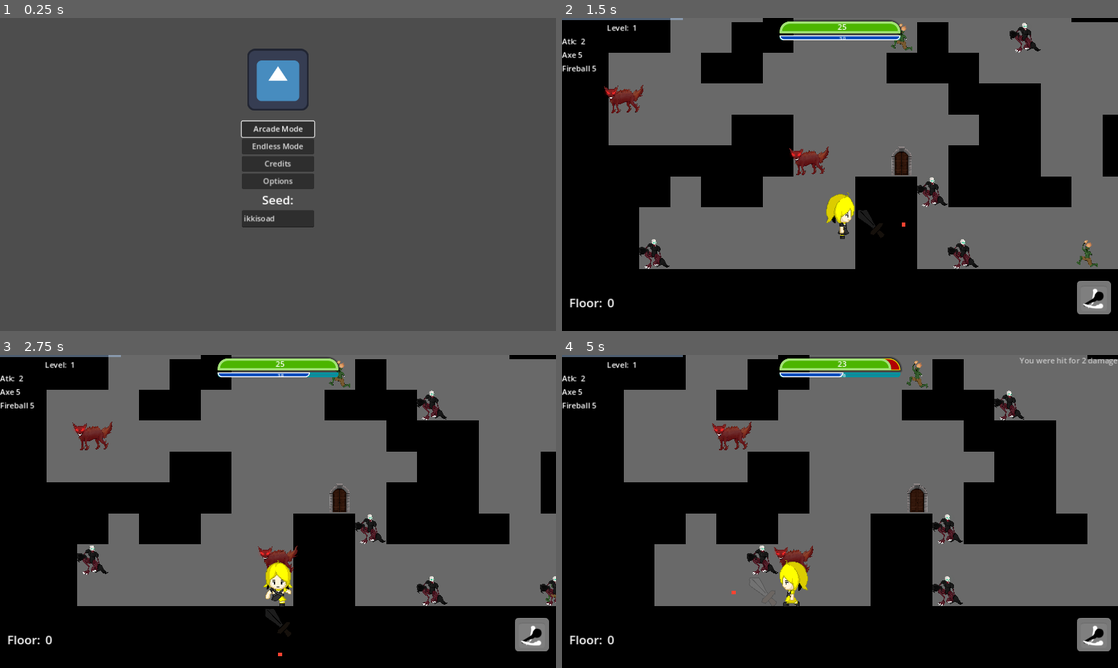
Above: before the commit, frames 1-4 (two rows, left to right).
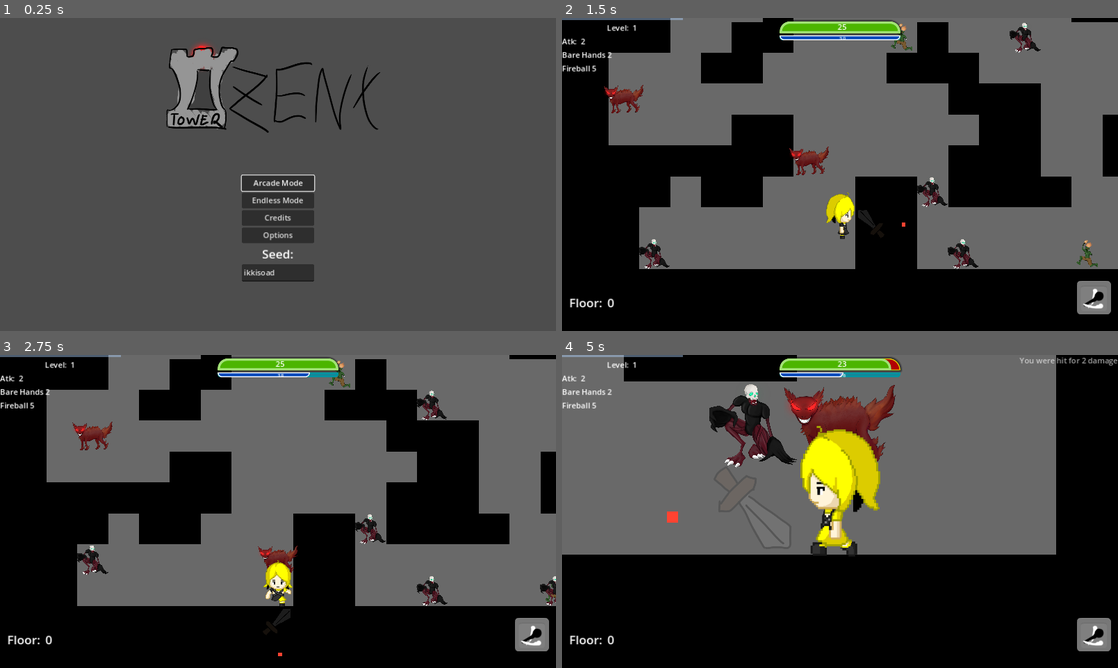
Above: after the commit, the same moments.

Repository: Where-is-my-input/Azenx-Tower
Game: Godot game, scene res://code/HUD/main_menu.tscn
Two runs of this game, one before a commit and one after it. Both use one fixed random seed, a clock stepped at 60 frames per second and the inputs below. The engine's default icon, where the game draws it, is replaced by a stand-in: a white triangle on a blue panel in a dark square.
Inputs:
- Up to frame 1 (0.25 s): no input
- Up to frame 2 (1.5 s): click "Arcade Mode" at 0.5 s; hold D (right) from 1.28 s (still down); hold Z (attack) from 1.28 s (still down)
- Up to frame 3 (2.75 s): tap 3 (primeTest) at 1.55, 2.1 s; tap Enter at 2 s; release D (right) at 2.03 s; release Z (attack) at 2.03 s; hold S (down) from 2.03 s (still down); tap Keypad 6 (spell) at 2.3 s
- Up to frame 4 (5 s): release S (down) at 2.78 s; hold D (right) 2.78-3.53 s; hold Keypad 6 (spell) 2.78-3.53 s; tap = (zoomIn) at 3.05, 3.6 s; hold E (tpRangeUp) 3.53-4.28 s; tap - (zoomOut) at 3.8 s; hold A (left) from 4.28 s (still down); hold - (zoomOut) from 4.28 s (still down); tap V (collect, bound only after the commit) at 4.55 s

The runs differ from the first frame. In frame 1, 8.2% of the frame differs, in the area x 29-69%, y 7-85%; in frame 2, 0.3%; in frame 3, 0.5%; in frame 4, 52%, in the area x 0-100%, y 0-81%.

Commit message:
Weapons

Diff:
--- a/code/HUD/main_menu.tscn
+++ b/code/HUD/main_menu.tscn
@@ -1,7 +1,7 @@
 [gd_scene load_steps=3 format=3 uid="uid://ccyai8h1rahon"]
 
 [ext_resource type="Script" path="res://code/HUD/main_menu.gd" id="1_qv7p6"]
-[ext_resource type="Texture2D" uid="uid://fo236cbmquq2" path="res://icon.svg" id="1_s2hry"]
+[ext_resource type="Texture2D" uid="uid://d3vtaiko0w7y1" path="res://assets/sprites/AzentTower.png" id="2_shwb0"]
 
 [node name="main_menu" type="Control"]
 layout_mode = 3
@@ -14,11 +14,12 @@
 
 [node name="TextureRect" type="TextureRect" parent="."]
 layout_mode = 2
-offset_left = 512.0
-offset_top = 64.0
-offset_right = 1013.0
-offset_bottom = 288.0
-texture = ExtResource("1_s2hry")
+offset_left = 267.0
+offset_top = 32.0
+offset_right = 2187.0
+offset_bottom = 1112.0
+scale = Vector2(0.293256, 0.293256)
+texture = ExtResource("2_shwb0")
 stretch_mode = 2
 
 [node name="BoxContainer" type="BoxContainer" parent="."]
@@ -26,6 +27,7 @@
 anchors_preset = 15
 anchor_right = 1.0
 anchor_bottom = 1.0
+offset_top = 224.0
 grow_horizontal = 2
 grow_vertical = 2
 alignment = 1
--- a/code/debug/debug.gd
+++ b/code/debug/debug.gd
@@ -8,6 +8,9 @@
 const ENEMY = preload("res://code/enemy/enemy.tscn")
 const SPIRIT_WOLF = preload("res://code/enemy/spirit_wolf.tscn")
 const GOBLIN = preload("res://code/enemy/goblin.tscn")
+
+const SWORD = preload("res://code/item/sword.tscn")
+const AXE = preload("res://code/item/item.tscn")
 
 var playerSpawned = false
 var exitSpawned = false
@@ -21,16 +24,25 @@
 	Global.connect("spawnPlayer", playerSpawn)
 	Global.connect("spawnEnemy", spawnEnemy)
 	Global.connect("spawnExit", spawnExit)
+	Global.connect("spawnItem", spawnItem)
 	#Global.connect("floorGenerated", forceSpawn)
 	Global.connect("nextTurn", nextTurn)
 	Global.connect("floorGenerated", floorGenerated)
 	tile.generate()
 	#get_tree().paused = true
 
+func spawnItem(pos):
+	match randi_range(0,2):
+		0:
+			spawn(SWORD, pos)
+			print("Sword")
+		1:
+			spawn(AXE, pos)
+			print("AXe")
+
 func floorGenerated():
 	if playerSpawnPos == null && spawnFailSafePos == null: spawnFailSafePos = (Vector2(0,0) * Vector2(64, 64)) + Vector2(32, 32)
 	Global.player.get_child(0).global_position = playerSpawnPos if playerSpawnPos != null else spawnFailSafePos
-	print("Spawned position: ", Global.player.get_child(0).global_position)
 	Global.player.get_child(0).connect("dead", gameOver)
 	Global.player.enterFloor()
 	add_child(Global.player)
--- a/code/enemy/cb_enemy.gd
+++ b/code/enemy/cb_enemy.gd
@@ -33,7 +33,6 @@
 	atk = atk + level
 	hp = hp + (level * 2)
 	xp = xp + sqrt(xp) * 2
-	#print("Level scalled to level: ", level, " HP: ", hp, " atk: ", atk)
 
 func playTurn():
 	await get_tree().create_timer(0.07).timeout
@@ -43,8 +42,6 @@
 		var moveTo = Vector2(randi_range(-1,1), randi_range(-1,1))
 		if goTo != null:
 			navigation_agent_2d.target_position = goTo.global_position
-			#print(navigation_agent_2d.get_next_path_position())
-			#print(to_local(navigation_agent_2d.get_next_path_position().normalized()))
 			var targetPosition = navigation_agent_2d.get_next_path_position()
 			var x
 			var y
@@ -82,7 +79,6 @@
 	else:
 		velocity = Vector2(0,0)
 	if move_and_slide():
-		if goTo != null: print("I collided: ", direction, " my position: ", global_position)
 		global_position = previousPosition
 		if direction.x != 0:
 			move(Vector2(0, direction.y))
--- a/code/enemy/enemy_spell.gd
+++ b/code/enemy/enemy_spell.gd
@@ -4,6 +4,18 @@
 @export var speed:Vector2 = Vector2(32, 32)
 @export var damage:int = 1
 @export var spellName = "Fireball"
+@onready var spr_spell: Sprite2D = $hitbox/sprSpell
+
+func _ready() -> void:
+	match direction:
+		Vector2(1,0):
+			spr_spell.rotation_degrees = 90
+		Vector2(-1,0):
+			spr_spell.rotation_degrees = -90
+		Vector2(0,-1):
+			spr_spell.rotation_degrees = 0
+		Vector2(0,1):
+			spr_spell.rotation_degrees = 180
 
 func _physics_process(delta: float) -> void:
 	global_position += direction * speed
--- a/code/enemy/enemy_spell.tscn
+++ b/code/enemy/enemy_spell.tscn
@@ -1,7 +1,7 @@
 [gd_scene load_steps=4 format=3 uid="uid://c82gf0410xl2o"]
 
 [ext_resource type="Script" path="res://code/enemy/enemy_spell.gd" id="1_eaio6"]
-[ext_resource type="Texture2D" uid="uid://bshnfbnvdeny2" path="res://assets/sprites/slash.png" id="2_mddhe"]
+[ext_resource type="Texture2D" uid="uid://q3gbk2ch1tm6" path="res://assets/sprites/fireball.png" id="2_go6xv"]
 
 [sub_resource type="RectangleShape2D" id="RectangleShape2D_ea2s2"]
 size = Vector2(32, 32)
@@ -17,6 +17,6 @@
 
 [node name="sprSpell" type="Sprite2D" parent="hitbox"]
 scale = Vector2(0.0949555, 0.0949555)
-texture = ExtResource("2_mddhe")
+texture = ExtResource("2_go6xv")
 
 [connection signal="body_entered" from="hitbox" to="." method="_on_hitbox_body_entered"]
--- /dev/null
+++ b/code/item/item.gd
@@ -0,0 +1,33 @@
+extends Node2D
+
+var player = null
+@export var itemType:Global.weaponType = Global.weaponType.AXE
+@onready var as_item: AnimatedSprite2D = $asItem
+
+const AXE = preload("res://code/weapon/axe.tscn")
+const SWORD = preload("res://code/weapon/sword.tscn")
+
+func _ready() -> void:
+	match itemType:
+		Global.weaponType.SWORD:
+			as_item.play("sword")
+
+func _on_a_item_body_entered(body: Node2D) -> void:
+	if body.is_in_group("Player"):
+		player = body
+		body.connect("collectItem", collect)
+
+func _on_a_item_body_exited(body: Node2D) -> void:
+	if body.is_in_group("Player"):
+		player.disconnect("collectItem", collect)
+		player = null
+
+func collect():
+	var weapon = null
+	match itemType:
+		Global.weaponType.AXE:
+			weapon = AXE.instantiate()
+		_:
+			weapon = SWORD.instantiate()
+	player.equipWeapon(weapon)
+	queue_free()
--- /dev/null
+++ b/code/item/item.tscn
@@ -0,0 +1,44 @@
+[gd_scene load_steps=6 format=3 uid="uid://cmai67pboveuv"]
+
+[ext_resource type="Script" path="res://code/item/item.gd" id="1_mondr"]
+[ext_resource type="Texture2D" uid="uid://crd7t3jv3j2t8" path="res://assets/sprites/items/axe.png" id="1_rv18i"]
+[ext_resource type="Texture2D" uid="uid://dtt2lnvxlgo7t" path="res://assets/sprites/items/sword.png" id="2_icy3x"]
+
+[sub_resource type="RectangleShape2D" id="RectangleShape2D_wnasd"]
+size = Vector2(32, 32)
+
+[sub_resource type="SpriteFrames" id="SpriteFrames_l734c"]
+animations = [{
+"frames": [{
+"duration": 1.0,
+"texture": ExtResource("1_rv18i")
+}],
+"loop": true,
+"name": &"axe",
+"speed": 5.0
+}, {
+"frames": [{
+"duration": 1.0,
+"texture": ExtResource("2_icy3x")
+}],
+"loop": true,
+"name": &"sword",
+"speed": 5.0
+}]
+
+[node name="item" type="Node2D"]
+script = ExtResource("1_mondr")
+
+[node name="aItem" type="Area2D" parent="."]
+
+[node name="CollisionShape2D" type="CollisionShape2D" parent="aItem"]
+shape = SubResource("RectangleShape2D_wnasd")
+debug_color = Color(0.713981, 0.258197, 1, 0.42)
+
+[node name="asItem" type="AnimatedSprite2D" parent="."]
+scale = Vector2(0.218115, 0.218115)
+sprite_frames = SubResource("SpriteFrames_l734c")
+animation = &"axe"
+
+[connection signal="body_entered" from="aItem" to="." method="_on_a_item_body_entered"]
+[connection signal="body_exited" from="aItem" to="." method="_on_a_item_body_exited"]
--- /dev/null
+++ b/code/item/sword.tscn
@@ -0,0 +1,6 @@
+[gd_scene load_steps=2 format=3 uid="uid://ddw8amfufl0e6"]
+
+[ext_resource type="PackedScene" uid="uid://cmai67pboveuv" path="res://code/item/item.tscn" id="1_enih0"]
+
+[node name="sword" instance=ExtResource("1_enih0")]
+itemType = 1
--- a/code/player/camera_2d.gd
+++ b/code/player/camera_2d.gd
@@ -3,8 +3,10 @@
 func _input(event: InputEvent) -> void:
 	if event.is_action_pressed("zoomIn"):
 		zoom += Vector2(1,1)
+		if zoom > Vector2(5, 5):
+			zoom = Vector2(1,1)
 	if event.is_action_pressed("zoomOut"):
-		if zoom == Vector2(1,1):
-			zoom -= Vector2(0.1,0.1)
-		else:
-			zoom -= Vector2(1,1)
+		#if zoom == Vector2(1,1):
+		zoom -= Vector2(0.1, 0.1)
+		#else:
+			#zoom -= Vector2(1,1)
--- a/code/player/cb_2_player.gd
+++ b/code/player/cb_2_player.gd
@@ -5,6 +5,7 @@
 @onready var aim: ColorRect = $aim
 
 signal dead
+signal collectItem
 
 const SPEED = 64.0
 const JUMP_VELOCITY = -400.0
@@ -47,13 +48,15 @@
 	Global.connect("limitCamera", limitCamera)
 	Global.updateHUDLevel.emit(self)
 	Global.updateHUDxp.emit(self)
+	if testOutsideBoundaries():
+		print("Player out of bounds")
+		global_position = Vector2(32, 32)
 
 func limitCamera(limitLeft, limitRight, limitTop, limitBottom):
 	camera_2d.limit_left = limitLeft
 	camera_2d.limit_right = limitRight
 	camera_2d.limit_top = limitTop
 	camera_2d.limit_bottom = limitBottom
-	print("Set limit")
 
 func nextTurn():
 	teleportCooldown -= 1
@@ -102,6 +105,7 @@
 		if dirLooking:
 			aim.global_position = global_position + (Vector2(64, 64) * teleportRange ) * dirLooking
 			weapon.global_position = (dirLooking * Vector2(64, 64)) + global_position
+			weapon.flip(dirLooking)
 		#if direction != Vector2(0,0): weapon.global_position = (direction * Vector2(64, 64)) + global_position
 		#if direction != Vector2(0,0) && !tmr_movement_cooldown.is_stopped(): Global.nextTurn.emit()
 	if snapped(pos, Vector2(1,1)) != snapped(global_position, Vector2(1,1)):
@@ -169,6 +173,8 @@
 		else:
 			Global.manaLog.emit("Not enough mana")
 			Global.manaLog.emit(str(manaRequired) + " required")
+	elif event.is_action_pressed("collect"):
+		collectItem.emit()
 	if event.is_action_pressed("tpRangeUp"):
 		teleportRange -= 1
 		if teleportRange < 2:
@@ -239,3 +245,9 @@
 	maxMana = maxMana + level + sqrt(level)
 	heal(maxHP / 2)
 	atk = atk + 1
+
+func equipWeapon(w):
+	weapon.queue_free()
+	weapon = w
+	add_child(weapon)
+	Global.updateHUDResources.emit(self)
--- a/code/player/player.gd
+++ b/code/player/player.gd
@@ -7,6 +7,10 @@
 	Global.updateHUD.emit(cb_2_player)
 	Global.updateHUDLevel.emit(cb_2_player)
 	Global.updateHUDResources.emit(cb_2_player)
+	if cb_2_player != null:
+		if cb_2_player.testOutsideBoundaries():
+			print("Player out of bounds")
+			cb_2_player.global_position = Vector2(32, 32)
 
 func dead():
 	get_parent().remove_child(self)
--- a/code/spell/spell.gd
+++ b/code/spell/spell.gd
@@ -4,15 +4,26 @@
 @export var speed:Vector2 = Vector2(32, 32)
 @export var damage:int = 5
 @export var spellName = "Fireball"
+@onready var spr_spell: Sprite2D = $sprSpell
 
 var manaDamage = 0
+
+func _ready() -> void:
+	match direction:
+		Vector2(1,0):
+			spr_spell.rotation_degrees = 90
+		Vector2(-1,0):
+			spr_spell.rotation_degrees = -90
+		Vector2(0,-1):
+			spr_spell.rotation_degrees = 0
+		Vector2(0,1):
+			spr_spell.rotation_degrees = 180
 
 func _physics_process(delta: float) -> void:
 	global_position += direction * speed
 
 func _on_hitbox_body_entered(body: Node2D) -> void:
 	if body.is_in_group("Enemy"):
-		print("Mana damage:", manaDamage)
 		if body.getHit(damage + manaDamage / 10):
 			get_parent().getXP(body.xp)
 	if !body.is_in_group("Player"):
--- a/code/spell/spell.tscn
+++ b/code/spell/spell.tscn
@@ -1,7 +1,7 @@
 [gd_scene load_steps=4 format=3 uid="uid://ba8ft4ib4c3re"]
 
 [ext_resource type="Script" path="res://code/spell/spell.gd" id="1_mfrcm"]
-[ext_resource type="Texture2D" uid="uid://bshnfbnvdeny2" path="res://assets/sprites/slash.png" id="2_38jes"]
+[ext_resource type="Texture2D" uid="uid://q3gbk2ch1tm6" path="res://assets/sprites/fireball.png" id="2_3wyb5"]
 
 [sub_resource type="RectangleShape2D" id="RectangleShape2D_icwjo"]
 size = Vector2(50, 50)
@@ -17,6 +17,6 @@
 
 [node name="sprSpell" type="Sprite2D" parent="."]
 scale = Vector2(0.0949555, 0.0949555)
-texture = ExtResource("2_38jes")
+texture = ExtResource("2_3wyb5")
 
 [connection signal="body_entered" from="hitbox" to="." method="_on_hitbox_body_entered"]
--- a/code/system/global.gd
+++ b/code/system/global.gd
@@ -5,6 +5,7 @@
 signal spawnPlayer
 signal spawnEnemy
 signal spawnExit
+signal spawnItem
 signal setDoorCoordinates
 
 signal teleported
@@ -20,6 +21,7 @@
 
 enum gameMode { ARCADE, ENDLESS }
 enum enemyType { CHUPA_CU, SPIRIT_WOLF, GOBLIN }
+enum weaponType { AXE, SWORD }
 
 var currentGameMode = gameMode.ARCADE
 var seed = "ikkisoad"
@@ -39,9 +41,7 @@
 		get_tree().change_scene_to_file("res://code/main.tscn")
 	elif event.is_action_pressed("primeTest"):
 		Global.floor += 1
-		#print(Global.floor, " - ", primeTest())
 		var xpNeeded:int = floor + ((25 + floor) * floor) + sqrt(floor)
-		#print(xpNeeded, " - xp", " level: ", floor)
 		var floorMobLevel:int = floor - (sqrt(floor) * 2) + floor - sqrt(floor) + 1 - sqrt(floor)
 		floorMobLevel = floor - sqrt(floor) * 2 + 2
 		print(floorMobLevel, " - ", floor)
--- a/code/tile_set/autotile.gd
+++ b/code/tile_set/autotile.gd
@@ -25,14 +25,13 @@
 func generate():
 	clear()
 	size = Vector2(randi_range(5,50), randi_range(5,50))
-	print("Map size: ", size)
 	#size = Vector2(5,5)
-	autoTile(0,0)
+	autoTile()
 	tile_set.setBorder(size)
 	Global.floorGenerated.emit()
 	#tile_map_layer.tile_map_data.update_dirty_quadrants()
 
-func autoTile(x, y):
+func autoTile():
 	var seed = str(Global.floor) + Global.seed
 	simplexNoise.seed = seed.hash()
 	simplexNoise.fractal_octaves = noiseOctaves
@@ -43,6 +42,7 @@
 
 	for cx in range(size.x):
 		for cy in range(size.y):
+			if Vector2(cx, cy) == Vector2(0,0): continue
 			var noise = simplexNoise.get_noise_2d(cx, cy)
 			#if noise < min:
 				#min = noise
@@ -56,5 +56,9 @@
 					Global.spawnEnemy.emit(Vector2(cx, cy))
 				elif noise > -0.1 && noise < 0.0:
 					Global.spawnExit.emit(Vector2(cx, cy))
+				elif noise > 0.299:
+					#print("Spawn item")
+					Global.spawnItem.emit(Vector2(cx, cy))
 			else:
 				tile_map_layer.set_cell(Vector2i(cx,cy), 0, Vector2i(0,0))
+	#print("Min: ", min, "max: ", max)
--- /dev/null
+++ b/code/weapon/axe.tscn
@@ -0,0 +1,14 @@
+[gd_scene load_steps=3 format=3 uid="uid://dm35uo7lsl75j"]
+
+[ext_resource type="PackedScene" uid="uid://cbc48nnocleha" path="res://code/weapon/weapon.tscn" id="1_4pv6h"]
+[ext_resource type="PackedScene" uid="uid://d1irf1eylk16h" path="res://code/weapon/cs_attack.tscn" id="2_2nmju"]
+
+[node name="axe" instance=ExtResource("1_4pv6h")]
+weaponName = "Axe"
+atk = 10
+
+[node name="csAttack2" parent="hitbox" index="1" instance=ExtResource("2_2nmju")]
+position = Vector2(0, -64)
+
+[node name="csAttack3" parent="hitbox" index="2" instance=ExtResource("2_2nmju")]
+position = Vector2(0, 64)
--- /dev/null
+++ b/code/weapon/sword.tscn
@@ -0,0 +1,23 @@
+[gd_scene load_steps=3 format=3 uid="uid://ds81kf5xoy1a"]
+
+[ext_resource type="PackedScene" uid="uid://cbc48nnocleha" path="res://code/weapon/weapon.tscn" id="1_8333j"]
+[ext_resource type="PackedScene" uid="uid://d1irf1eylk16h" path="res://code/weapon/cs_attack.tscn" id="2_addeg"]
+
+[node name="sword" instance=ExtResource("1_8333j")]
+weaponName = "Sword"
+atk = 5
+
+[node name="csAttack2" parent="hitbox" index="1" instance=ExtResource("2_addeg")]
+position = Vector2(0, -64)
+
+[node name="csAttack3" parent="hitbox" index="2" instance=ExtResource("2_addeg")]
+position = Vector2(0, 64)
+
+[node name="csAttack4" parent="hitbox" index="3" instance=ExtResource("2_addeg")]
+position = Vector2(64, 64)
+
+[node name="csAttack5" parent="hitbox" index="4" instance=ExtResource("2_addeg")]
+position = Vector2(64, 0)
+
+[node name="csAttack6" parent="hitbox" index="5" instance=ExtResource("2_addeg")]
+position = Vector2(64, -64)
--- a/code/weapon/weapon.gd
+++ b/code/weapon/weapon.gd
@@ -1,17 +1,31 @@
 extends Node2D
 @onready var animation_player: AnimationPlayer = $AnimationPlayer
 @onready var cs_attack: CollisionShape2D = $hitbox/csAttack
+@onready var hitbox: Area2D = $hitbox
+@export var weaponName = "Axe"
+@export var atk:int = 5
 
-@export var weaponName = "Axe"
-@export var atk = 5
+var level:int = 1
+
+func _ready() -> void:
+	level = Global.floor - sqrt(Global.floor)
+	if level < 1: level = 1
+	scaleLevel()
+
+func scaleLevel():
+	atk = atk + (level / (sqrt(atk)))
+	if level > 25:
+		weaponName = "Legendary " + weaponName
 
 func attack():
 	animation_player.play("atk")
 
-
 func _on_animation_player_animation_finished(anim_name: StringName) -> void:
 	Global.nextTurn.emit()
 
+func disableHitbox(v = true):
+	for c in hitbox.get_children():
+		c.set_deferred("disabled", v)
 
 func _on_hitbox_body_entered(body) -> void:
 	if body.is_in_group("Enemy"):
@@ -19,3 +33,22 @@
 		if body.getHit(atk + get_parent().atk):
 			get_parent().getXP(body.xp)
 		cs_attack.set_deferred("disabled", true)
+
+func flip(dir):
+	match dir:
+		Vector2(1,0):
+			hitbox.rotation_degrees = 0
+		Vector2(-1,0):
+			hitbox.rotation_degrees = 180
+		Vector2(0,-1):
+			hitbox.rotation_degrees = -90
+		Vector2(0,1):
+			hitbox.rotation_degrees = 90
+	#if flipped && dir.x != 0:
+		#hitbox.rotation_degrees = 0
+		#flipped = false
+	#elif !flipped && dir.y != 0:
+		#hitbox.rotation_degrees = 90 * dir.y
+		#flipped = true
+	#elif !flipped && dir.x == -1:
+		#hitbox.rotation_degrees = 180
--- a/code/weapon/weapon.tscn
+++ b/code/weapon/weapon.tscn
@@ -4,35 +4,29 @@
 [ext_resource type="PackedScene" uid="uid://d1irf1eylk16h" path="res://code/weapon/cs_attack.tscn" id="2_fv7u2"]
 
 [sub_resource type="Animation" id="Animation_vsyov"]
-length = 0.001
-tracks/0/type = "value"
-tracks/0/imported = false
-tracks/0/enabled = true
-tracks/0/path = NodePath("hitbox/csAttack:disabled")
-tracks/0/interp = 1
-tracks/0/loop_wrap = true
-tracks/0/keys = {
-"times": PackedFloat32Array(0),
-"transitions": PackedFloat32Array(1),
-"update": 1,
-"values": [true]
-}
+length = 0.0666683
+step = 0.0166667
 
 [sub_resource type="Animation" id="Animation_4i2mw"]
 resource_name = "atk"
 length = 0.0666683
 step = 0.0166667
-tracks/0/type = "value"
+tracks/0/type = "method"
 tracks/0/imported = false
 tracks/0/enabled = true
-tracks/0/path = NodePath("hitbox/csAttack:disabled")
+tracks/0/path = NodePath(".")
 tracks/0/interp = 1
 tracks/0/loop_wrap = true
 tracks/0/keys = {
-"times": PackedFloat32Array(0, 0.0666667),
+"times": PackedFloat32Array(0, 0.05),
 "transitions": PackedFloat32Array(1, 1),
-"update": 1,
-"values": [false, true]
+"values": [{
+"args": [false],
+"method": &"disableHitbox"
+}, {
+"args": [true],
+"method": &"disableHitbox"
+}]
 }
 
 [sub_resource type="AnimationLibrary" id="AnimationLibrary_i8uic"]
@@ -43,6 +37,8 @@
 
 [node name="weapon" type="Node2D"]
 script = ExtResource("1_41b8g")
+weaponName = "Bare Hands"
+atk = 1
 
 [node name="hitbox" type="Area2D" parent="."]
 
--- a/code/world/camp_fire.tscn
+++ b/code/world/camp_fire.tscn
@@ -1,10 +1,12 @@
-[gd_scene load_steps=7 format=4 uid="uid://c5fu27j4a4mch"]
+[gd_scene load_steps=9 format=4 uid="uid://c5fu27j4a4mch"]
 
 [ext_resource type="Script" path="res://code/world/camp_fire.gd" id="1_x5sxx"]
 [ext_resource type="PackedScene" uid="uid://bh2fb1qlrsyii" path="res://code/tile_set/tile_set.tscn" id="1_xbuhe"]
 [ext_resource type="Texture2D" uid="uid://b82nn6nvhac5i" path="res://assets/sprites/bonfire.png" id="2_ckprf"]
 [ext_resource type="PackedScene" uid="uid://cfofqdy6jgjoe" path="res://code/HUD/in_game_hud.tscn" id="4_46thh"]
 [ext_resource type="PackedScene" uid="uid://brveyty5032lc" path="res://code/world/floor_exit.tscn" id="5_3eb88"]
+[ext_resource type="PackedScene" uid="uid://cmai67pboveuv" path="res://code/item/item.tscn" id="6_pxk0h"]
+[ext_resource type="PackedScene" uid="uid://ddw8amfufl0e6" path="res://code/item/sword.tscn" id="7_73pff"]
 
 [sub_resource type="RectangleShape2D" id="RectangleShape2D_uem02"]
 size = Vector2(448, 448)
@@ -32,6 +34,12 @@
 [node name="floor_exit" parent="." instance=ExtResource("5_3eb88")]
 position = Vector2(896, 224)
 
+[node name="item" parent="." instance=ExtResource("6_pxk0h")]
+position = Vector2(160, 416)
+
+[node name="sword" parent="." instance=ExtResource("7_73pff")]
+position = Vector2(256, 416)
+
 [connection signal="body_entered" from="bonfire" to="." method="_on_bonfire_body_entered"]
 [connection signal="body_exited" from="bonfire" to="." method="_on_bonfire_body_exited"]
 
--- a/project.godot
+++ b/project.godot
@@ -131,6 +131,12 @@
 , Object(InputEventKey,"resource_local_to_scene":false,"resource_name":"","device":-1,"window_id":0,"alt_pressed":false …(187 unchanged characters)…
 ]
 }
+collect={
+"deadzone": 0.5,
+"events": [Object(InputEventKey,"resource_local_to_scene":false,"resource_name":"","device":-1,"window_id":0,"alt_pressed":false,"shift_pressed":false,"ctrl_pressed":false,"meta_pressed":false,"pressed":false,"keycode":0,"physical_keycode":86,"key_label":0,"unicode":118,"location":0,"echo":false,"script":null)
+, Object(InputEventKey,"resource_local_to_scene":false,"resource_name":"","device":-1,"window_id":0,"alt_pressed":false,"shift_pressed":false,"ctrl_pressed":false,"meta_pressed":false,"pressed":false,"keycode":0,"physical_keycode":4194446,"key_label":0,"unicode":56,"location":0,"echo":false,"script":null)
+]
+}
 
 [rendering]
 
Binary file added: assets/sprites/AzentTower.png
Not shown, added: assets/sprites/AzentTower.png.import
Binary file added: assets/sprites/fireball.png
Not shown, added: assets/sprites/fireball.png.import
Binary file added: assets/sprites/items/axe.png
Not shown, added: assets/sprites/items/axe.png.import
Binary file added: assets/sprites/items/heart.png
Not shown, added: assets/sprites/items/heart.png.import
Binary file added: assets/sprites/items/robe.png
Not shown, added: assets/sprites/items/robe.png.import
Binary file added: assets/sprites/items/shield.png
Not shown, added: assets/sprites/items/shield.png.import
(and 8 more such lines)
